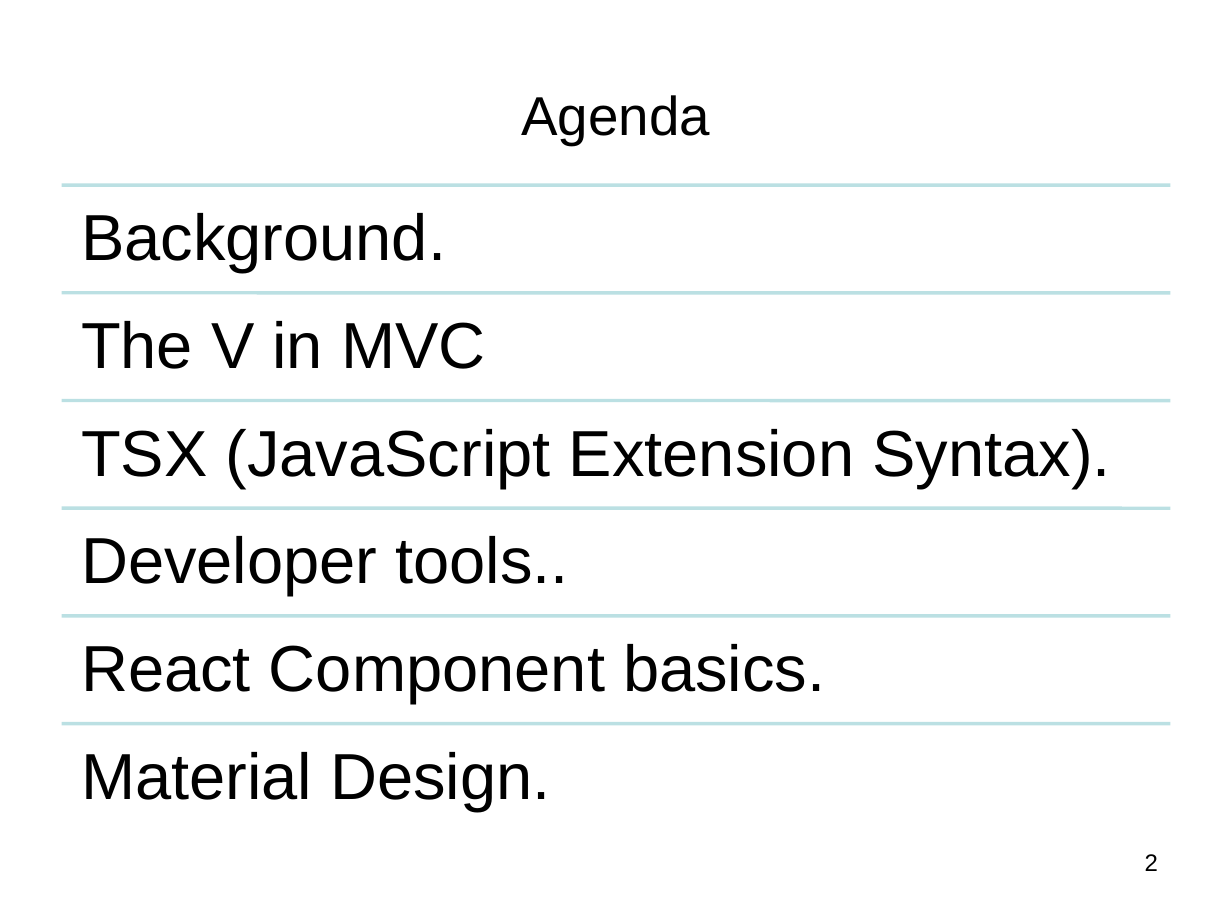
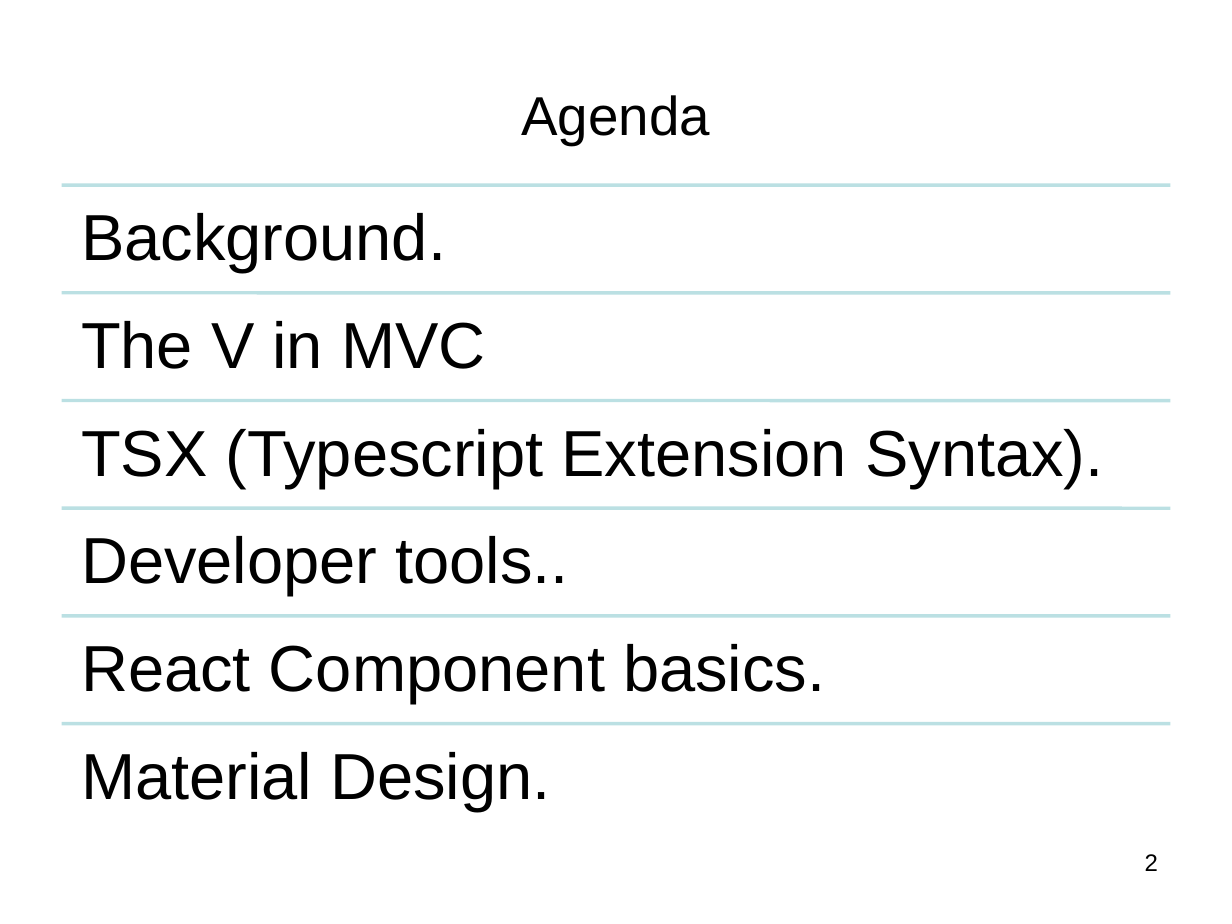
Before and after one commit to diarmuidoconnor/ewd-module-2025, a slide deck: slide 2 of topic04/talk-1/ReactJS_01.pptx. Drawn at 1232x924 pixels with LibreOffice and Linux fonts; fonts in the diff are those of the drawing. Boxes give left, top, right and bottom in pixels: in the first picture for what was removed or moved away, otherwise in the second. Text is boxed around its words. In the diff, an @@ line names an element or a change of style, - is before the commit and + after.

```diff
--- a/topic04/talk-1/ReactJS_01.pptx
+++ b/topic04/talk-1/ReactJS_01.pptx
@@ text at (81, 429, 1103, 488): text changed @@
-TSX (JavaScript Extension Syntax).
+TSX (Typescript Extension Syntax).
```
Also in this commit, not shown: 1 other file.
